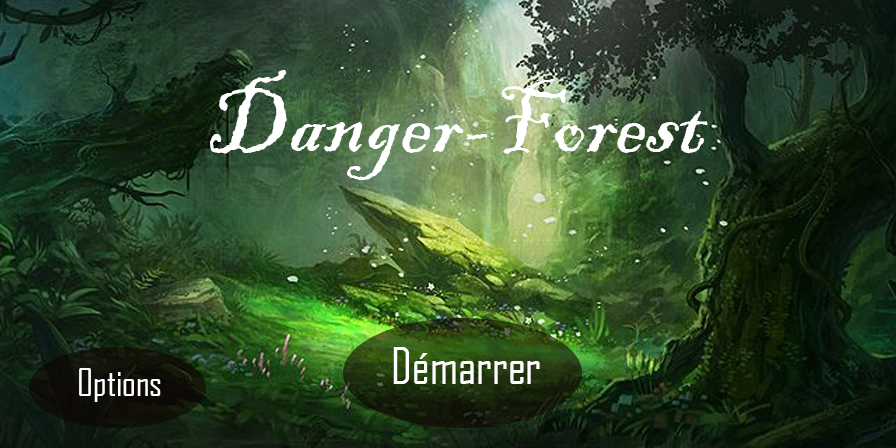
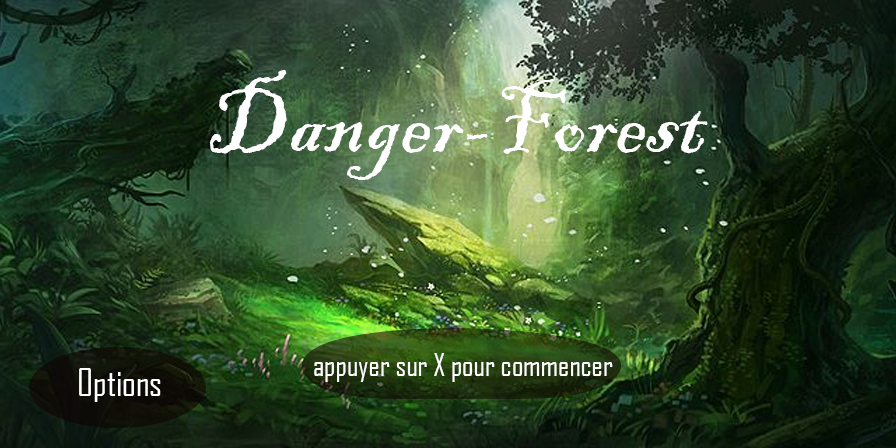
Layer changes from the first w=896, h=448 image to the second:
renamed "Démarrer" to "appuyer sur X pour commencer", painted on it over [314, 347, 613, 384]
painted on "Ellipse 1" (2nd of 2) over [302, 318, 621, 428]
